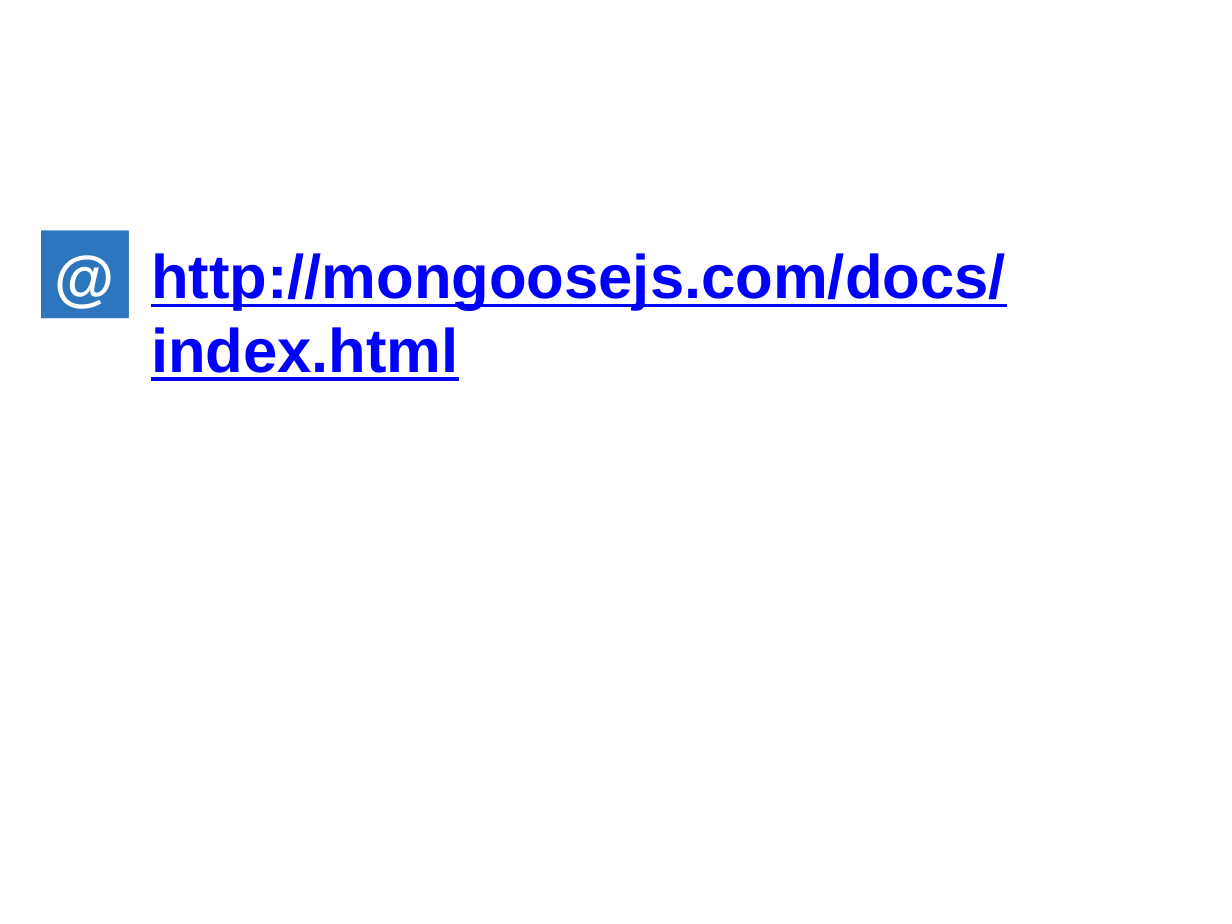
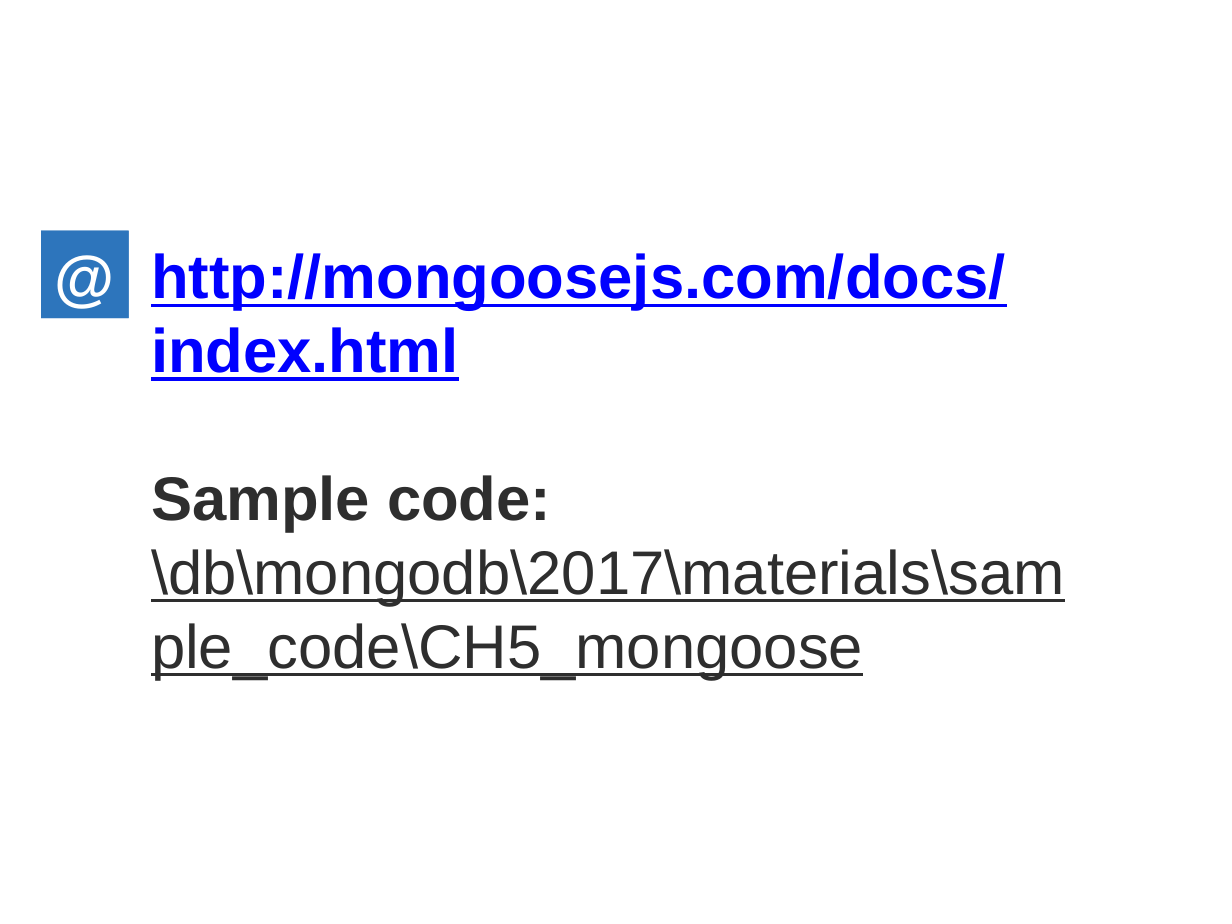
Before and after one commit to WenhaoXu/full-stack-web-course, a slide deck: slide 36 of db/mongodb/2017/materials/MongoDB_CH5_Using_in_nodeJS.pptx (slide 24 before the commit). Drawn at 1232x924 pixels with LibreOffice and Linux fonts; fonts in the diff are those of the drawing; background and template pictures are left out. Boxes give left, top, right and bottom in pixels: in the first picture for what was removed or moved away, otherwise in the second. Text is boxed around its words. In the diff, an @@ line names an element or a change of style, - is before the commit and + after.

Commit message:
[db] complete CH5 ppt & sample code

```diff
--- a/db/mongodb/2017/materials/MongoDB_CH5_Using_in_nodeJS.pptx
+++ b/db/mongodb/2017/materials/MongoDB_CH5_Using_in_nodeJS.pptx
@@ text at (151,475,1065,679): paragraphs added @@
+Sample code:
+\db\mongodb\2017\materials\sample_code\CH5_mongoose
```
Also in this commit, not shown: 1 other slide changed, 12 slides added, 12 other files.
